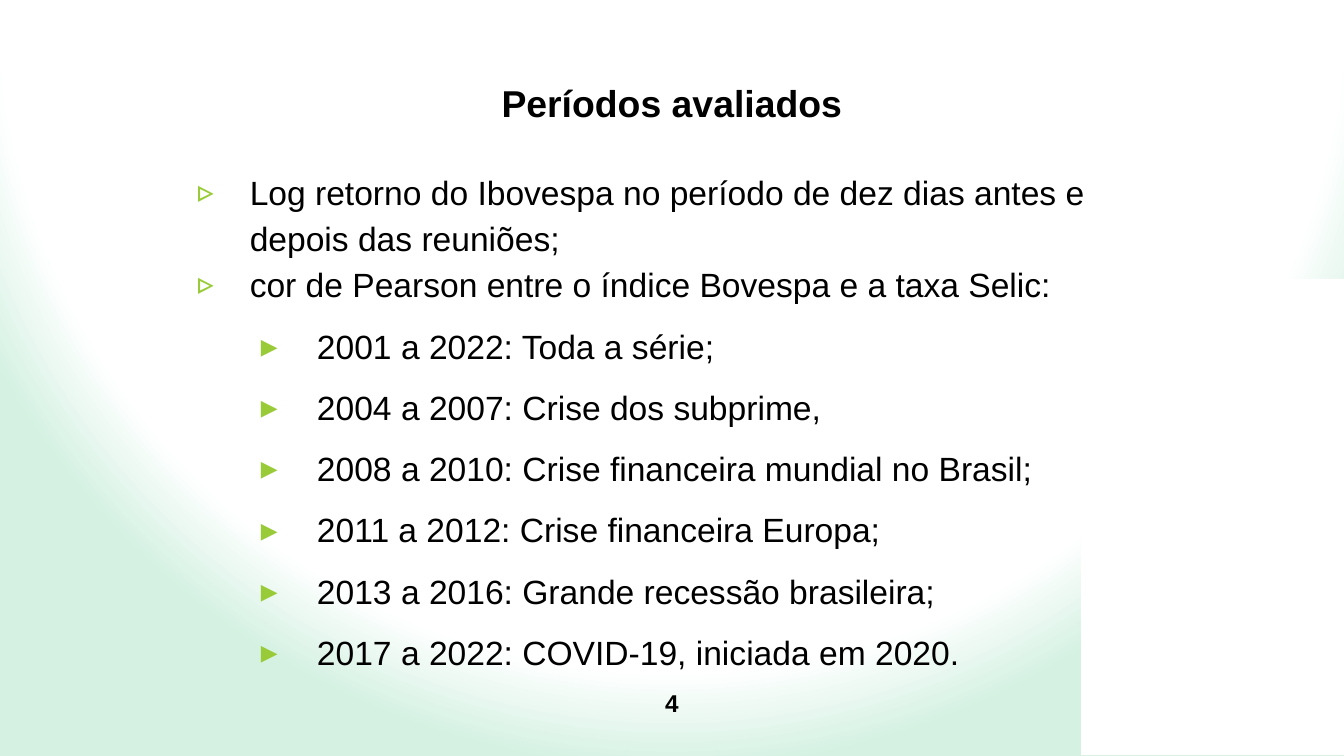
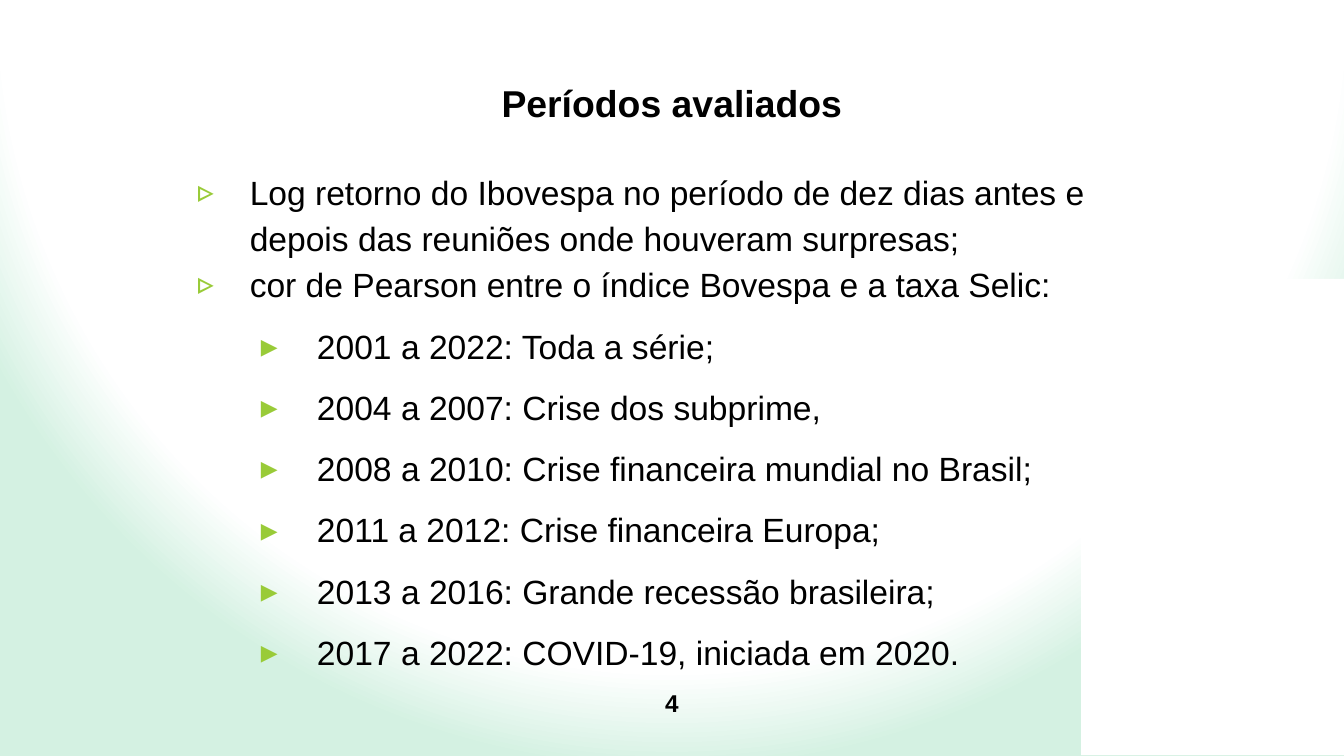
Before and after one commit to asantos2000/caderno-bd, a slide deck: slide 4 of pics/11 - BigDataAnalytics - ANDERSON.pptx. Drawn at 1344x756 pixels with LibreOffice and Linux fonts; fonts in the diff are those of the drawing; background and template pictures are left out. Boxes give left, top, right and bottom in pixels: in the first picture for what was removed or moved away, otherwise in the second. Text is boxed around its words. In the diff, an @@ line names an element or a change of style, - is before the commit and + after.

```diff
--- a/pics/11 - BigDataAnalytics - ANDERSON.pptx
+++ b/pics/11 - BigDataAnalytics - ANDERSON.pptx
@@ text at <box>250,180,1085,257</box>: text changed @@
-▹ Log retorno do Ibovespa no período de dez dias antes e depois das reuniões;
+▹ Log retorno do Ibovespa no período de dez dias antes e depois das reuniões onde houveram surpresas;
```
Also in this commit, not shown: 11 other slides changed, 1 other file.
